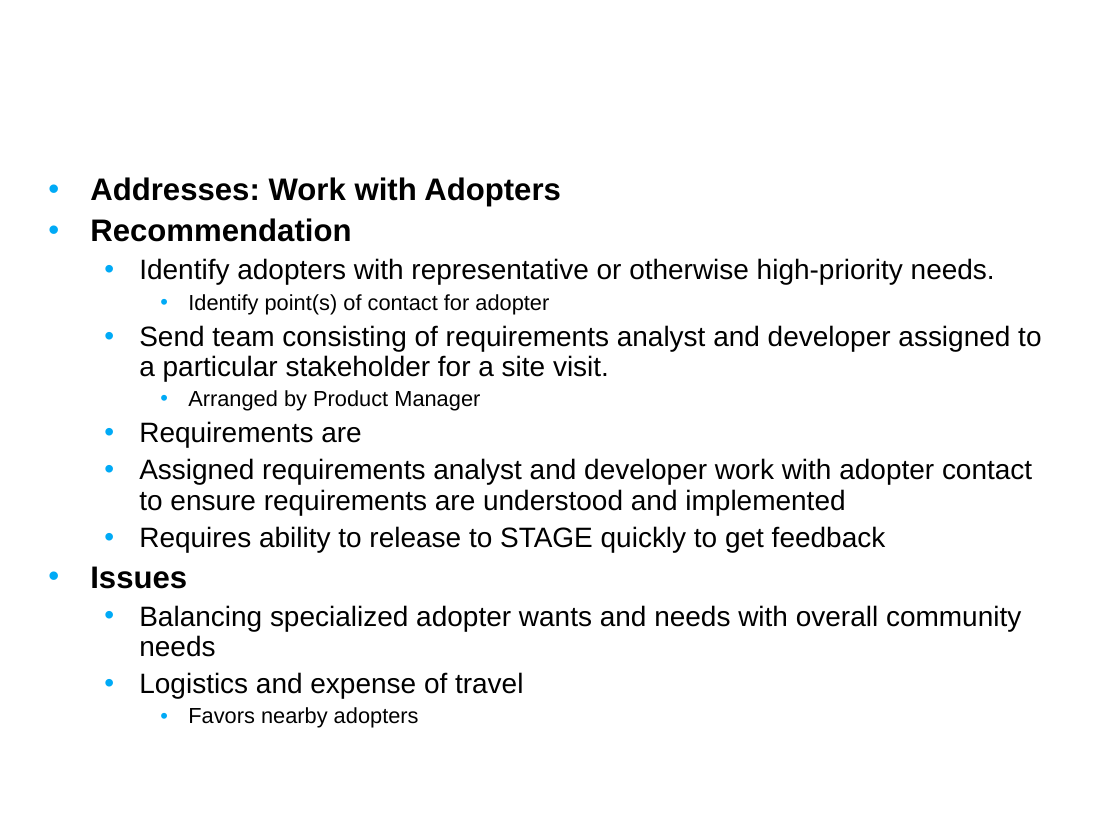
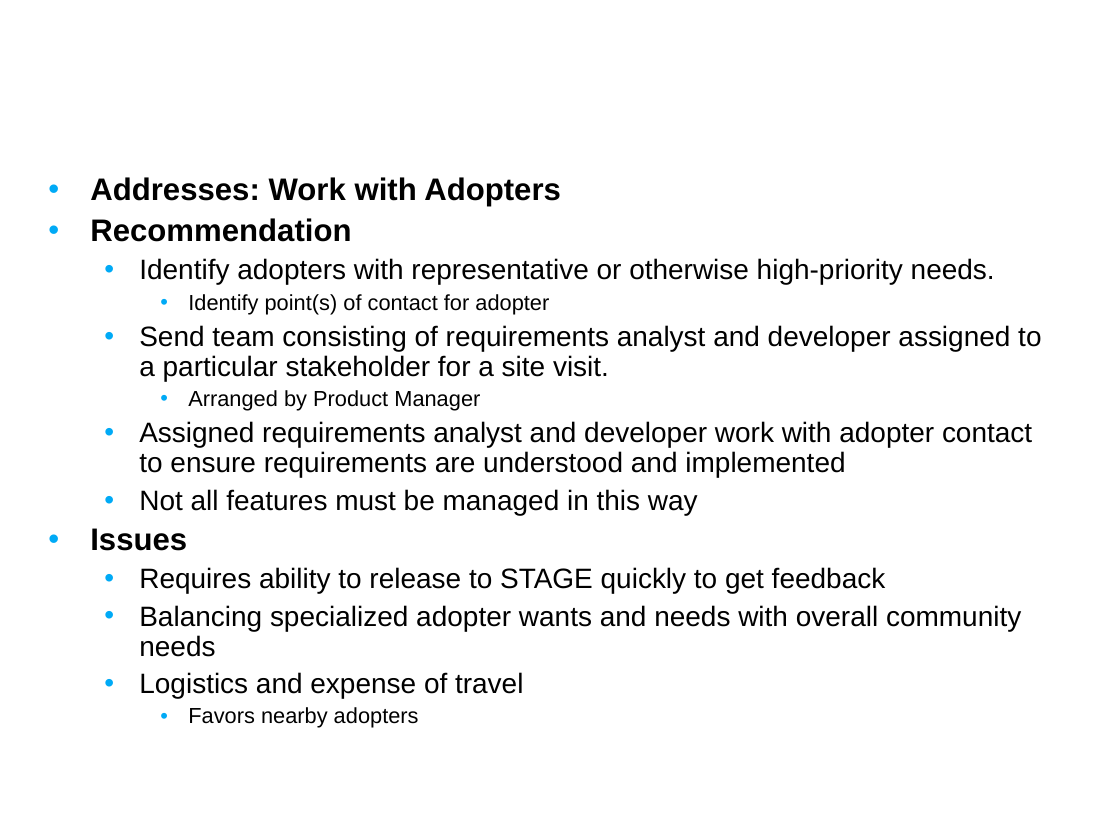
Before and after one commit to NCIP/caarray-docs, a slide deck: slide 14 of environment/references/process_improvement_proposal.ppt (slide 11 before the commit). Drawn at 1120x840 pixels with LibreOffice and Linux fonts; fonts in the diff are those of the drawing; background and template pictures are left out. Boxes give left, top, right and bottom in pixels: in the first picture for what was removed or moved away, otherwise in the second. Text is boxed around its words. In the diff, an @@ line names an element or a change of style, - is before the commit and + after.

```diff
--- a/environment/references/process_improvement_proposal.ppt
+++ b/environment/references/process_improvement_proposal.ppt
@@ text at (139,421,361,447): paragraph removed @@
-  • Requirements are
@@ text at (90,489,698,551): paragraphs added @@
+  • Not all features must be managed in this way
+• Issues
@@ text at (90,566,187,589): paragraph removed @@
-• Issues
```
Also in this commit, not shown: 8 other slides changed, 3 slides added.
